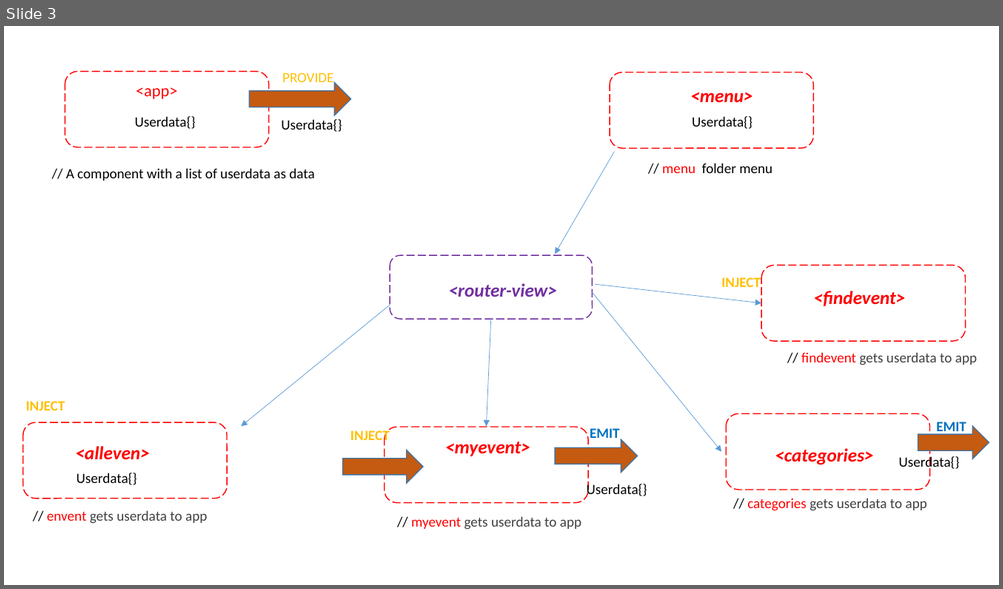
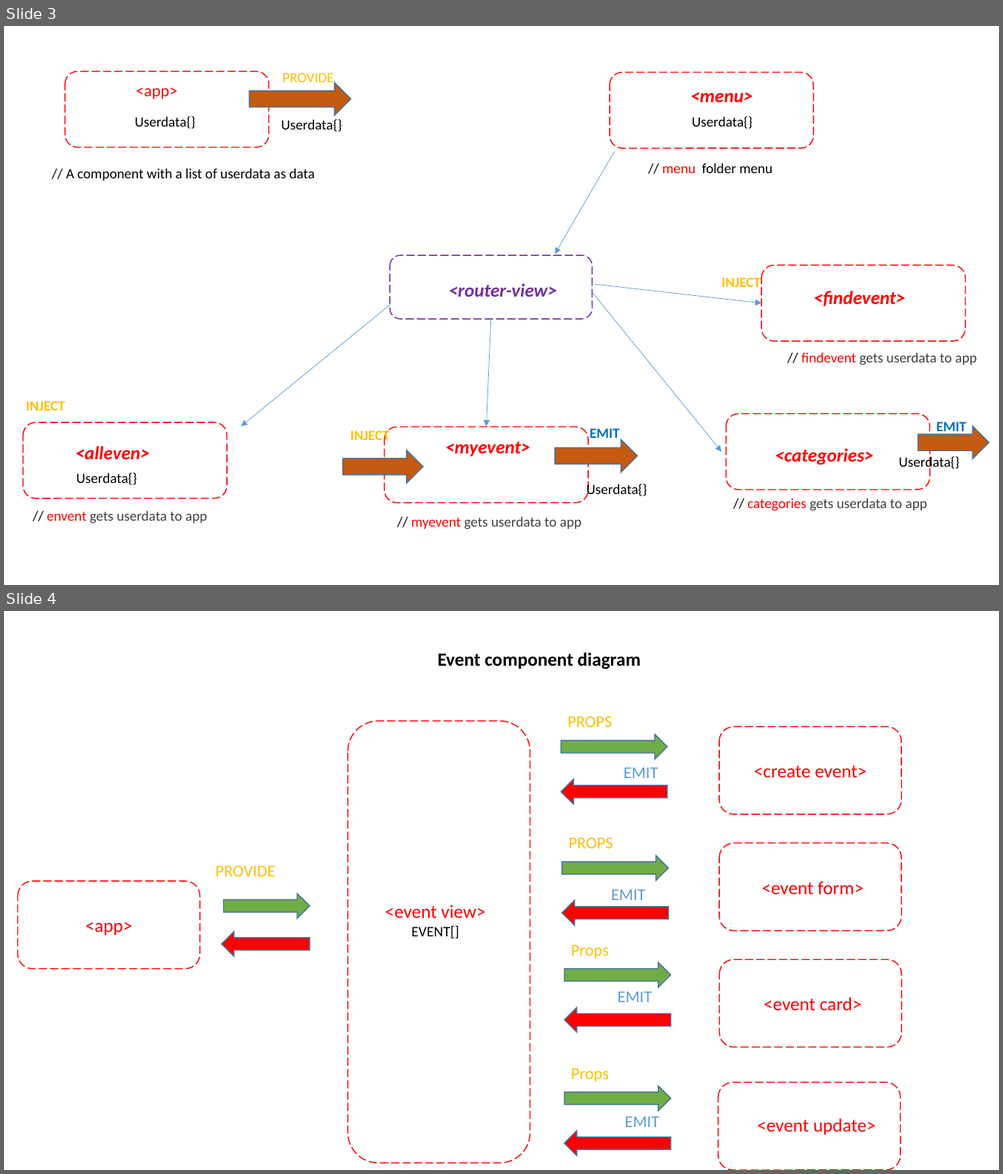
Before and after one commit to pnc-virtual-company/2021-G3-V2-PART1, a slide deck: docs/COMPONENT-DIAGRAM..pptx. Shown one above the other, each under a label of ours: slide 3 before the commit, slides 3 and 4 after it. The pictures are 1003x589 and 1003x1174 pixels, drawn with LibreOffice and Linux fonts; fonts in the diff are those of the drawing. Boxes give left, top, right and bottom in pixels: in the first picture for what was removed or moved away, otherwise in the second. Text is boxed around its words. In the diff, an @@ line names an element or a change of style, - is before the commit and + after.

Commit message:
#39 update Cd on Event

```diff
--- a/docs/COMPONENT-DIAGRAM..pptx
+++ b/docs/COMPONENT-DIAGRAM..pptx
@@ slide 4 added at bbox=[4, 611, 999, 1170], background #FFFFFF @@
@@ rectangle added at bbox=[418, 633, 663, 684], fill #FFFFFF, outline #FFFFFF 1 pt, 18 pt, text #000000, bold @@
+Event component diagram
@@ rounded rectangle added at bbox=[348, 721, 530, 1163], outline #FF0000 1 pt dashed @@
@@ rectangle added at bbox=[560, 709, 629, 733], fill #FFFFFF, outline #FFFFFF 1 pt, 16 pt, text #FFC000 @@
+PROPS
@@ right arrow added at bbox=[560, 734, 666, 759], fill #70AD47, outline #43739E 1 pt @@
@@ rounded rectangle added at bbox=[719, 726, 901, 815], outline #FF0000 1 pt dashed @@
@@ rectangle added at bbox=[745, 762, 876, 802], fill #FFFFFF, outline #FFFFFF 1 pt, 18 pt, text #FF0000 @@
+<create event>
@@ right arrow added at bbox=[560, 780, 666, 804], fill #FF0000, outline #43739E 1 pt @@
@@ rectangle added at bbox=[616, 769, 666, 776], fill #FFFFFF, outline #FFFFFF 1 pt, 16 pt, text #5B9BD5 @@
+EMIT
@@ rectangle added at bbox=[561, 829, 630, 854], fill #FFFFFF, outline #FFFFFF 1 pt, 16 pt, text #FFC000 @@
+PROPS
@@ rectangle added at bbox=[208, 851, 303, 889], fill #FFFFFF, outline #FFFFFF 1 pt, 16 pt, text #FFC000 @@
+PROVIDE
@@ rounded rectangle added at bbox=[719, 843, 901, 931], outline #FF0000 1 pt dashed @@
@@ right arrow added at bbox=[562, 856, 668, 880], fill #70AD47, outline #43739E 1 pt @@
@@ rounded rectangle added at bbox=[17, 881, 199, 969], outline #FF0000 1 pt dashed @@
@@ right arrow added at bbox=[223, 894, 309, 918], fill #70AD47, outline #43739E 1 pt @@
@@ rectangle added at bbox=[604, 889, 664, 900], fill #FFFFFF, outline #FFFFFF 1 pt, 16 pt, text #5B9BD5 @@
+EMIT
@@ rectangle added at bbox=[747, 879, 879, 919], fill #FFFFFF, outline #FFFFFF 1 pt, 18 pt, text #FF0000 @@
+<event form>
@@ rectangle added at bbox=[65, 906, 152, 945], fill #FFFFFF, outline #FFFFFF 1 pt, 18 pt, text #FF0000 @@
+<app>
@@ rectangle added at bbox=[367, 906, 505, 956], fill #FFFFFF, outline #FFFFFF 1 pt, 18 pt, text #FF0000 @@
+<event view>
+EVENT[]
@@ right arrow added at bbox=[562, 900, 668, 925], fill #FF0000, outline #43739E 1 pt @@
@@ right arrow added at bbox=[221, 932, 309, 957], fill #FF0000, outline #43739E 1 pt @@
@@ rectangle added at bbox=[563, 937, 632, 962], fill #FFFFFF, outline #FFFFFF 1 pt, 16 pt, text #FFC000 @@
+Props
@@ right arrow added at bbox=[564, 963, 670, 988], fill #70AD47, outline #43739E 1 pt @@
@@ rounded rectangle added at bbox=[720, 960, 902, 1048], outline #FF0000 1 pt dashed @@
@@ right arrow added at bbox=[564, 1008, 670, 1033], fill #FF0000, outline #43739E 1 pt @@
@@ rectangle added at bbox=[610, 990, 670, 1002], fill #FFFFFF, outline #FFFFFF 1 pt, 16 pt, text #5B9BD5 @@
+EMIT
@@ rectangle added at bbox=[747, 995, 879, 1036], fill #FFFFFF, outline #FFFFFF 1 pt, 18 pt, text #FF0000 @@
+<event card>
@@ rectangle added at bbox=[563, 1060, 632, 1085], fill #FFFFFF, outline #FFFFFF 1 pt, 16 pt, text #FFC000 @@
+Props
@@ right arrow added at bbox=[564, 1086, 670, 1111], fill #70AD47, outline #43739E 1 pt @@
@@ rounded rectangle added at bbox=[718, 1082, 900, 1170], outline #FF0000 1 pt dashed @@
@@ rectangle added at bbox=[617, 1117, 670, 1126], fill #FFFFFF, outline #FFFFFF 1 pt, 16 pt, text #5B9BD5 @@
+EMIT
@@ rectangle added at bbox=[745, 1116, 889, 1156], fill #FFFFFF, outline #FFFFFF 1 pt, 18 pt, text #FF0000 @@
+<event update>
@@ right arrow added at bbox=[564, 1131, 670, 1156], fill #FF0000, outline #43739E 1 pt @@
```
